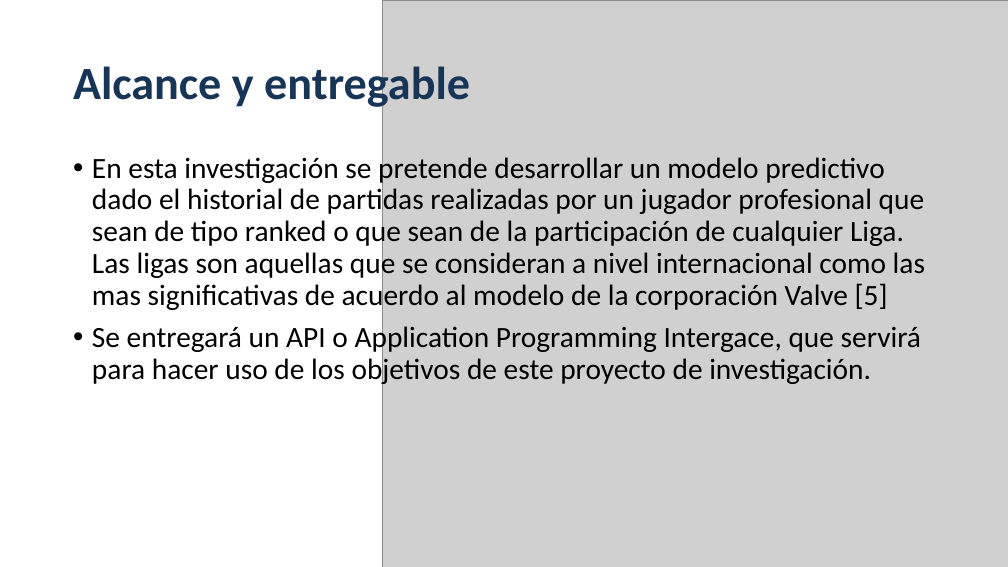
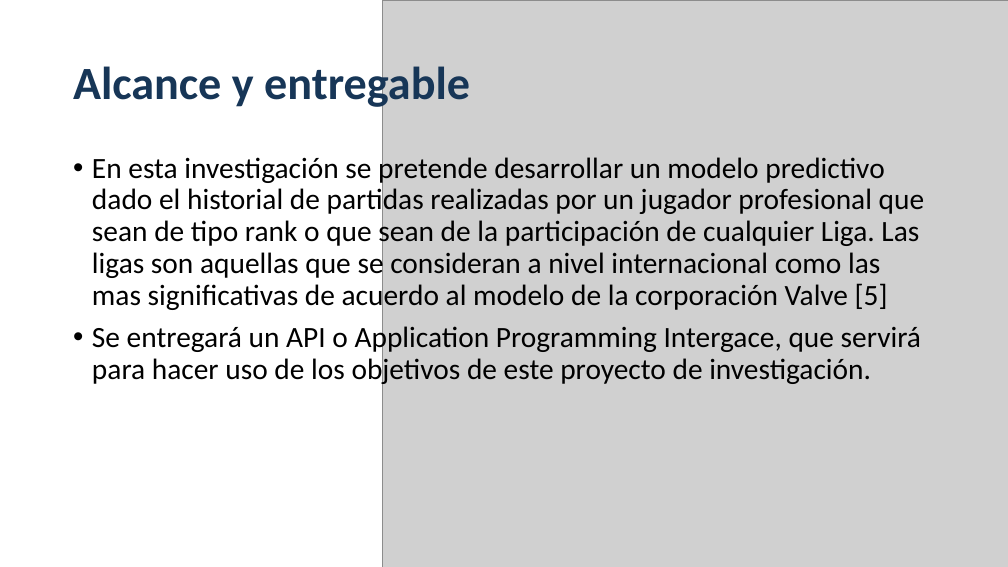
Before and after one commit to felipecardozo/masterthesis, a slide deck: slide 13 of presentación 2019 Dota predict coloquio.pptx (slide 11 before the commit). Drawn at 1008x567 pixels with LibreOffice and Linux fonts; fonts in the diff are those of the drawing; grey boxes stand for pictures. Boxes give left, top, right and bottom in pixels: in the first picture for what was removed or moved away, otherwise in the second. Text is boxed around its words. In the diff, an @@ line names an element or a change of style, - is before the commit and + after.

```diff
--- a/presentación 2019 Dota predict coloquio.pptx
+++ b/presentación 2019 Dota predict coloquio.pptx
@@ text at (92, 153, 924, 312): text changed @@
-• En esta investigación se pretende desarrollar un modelo predictivo dado el historial de partidas realizadas por un jugador profesional que sean de tipo ranked o que sean de la participación de cualquier Liga. Las ligas son aquellas que se consideran a nivel internacional como las mas significativas de acuerdo al modelo de la corporación Valve [5]
+• En esta investigación se pretende desarrollar un modelo predictivo dado el historial de partidas realizadas por un jugador profesional que sean de tipo rank o que sean de la participación de cualquier Liga. Las ligas son aquellas que se consideran a nivel internacional como las mas significativas de acuerdo al modelo de la corporación Valve [5]
```
Also in this commit, not shown: 8 other slides changed, 1 slide added, 4 other files.
